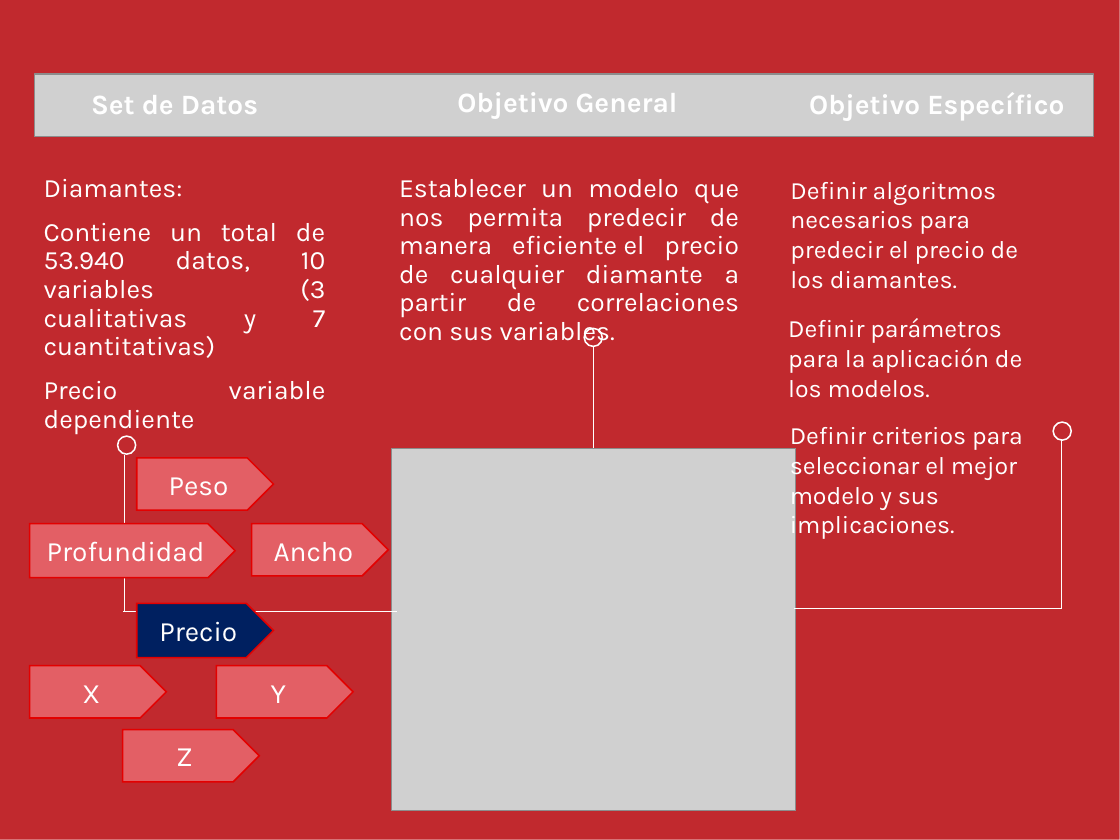
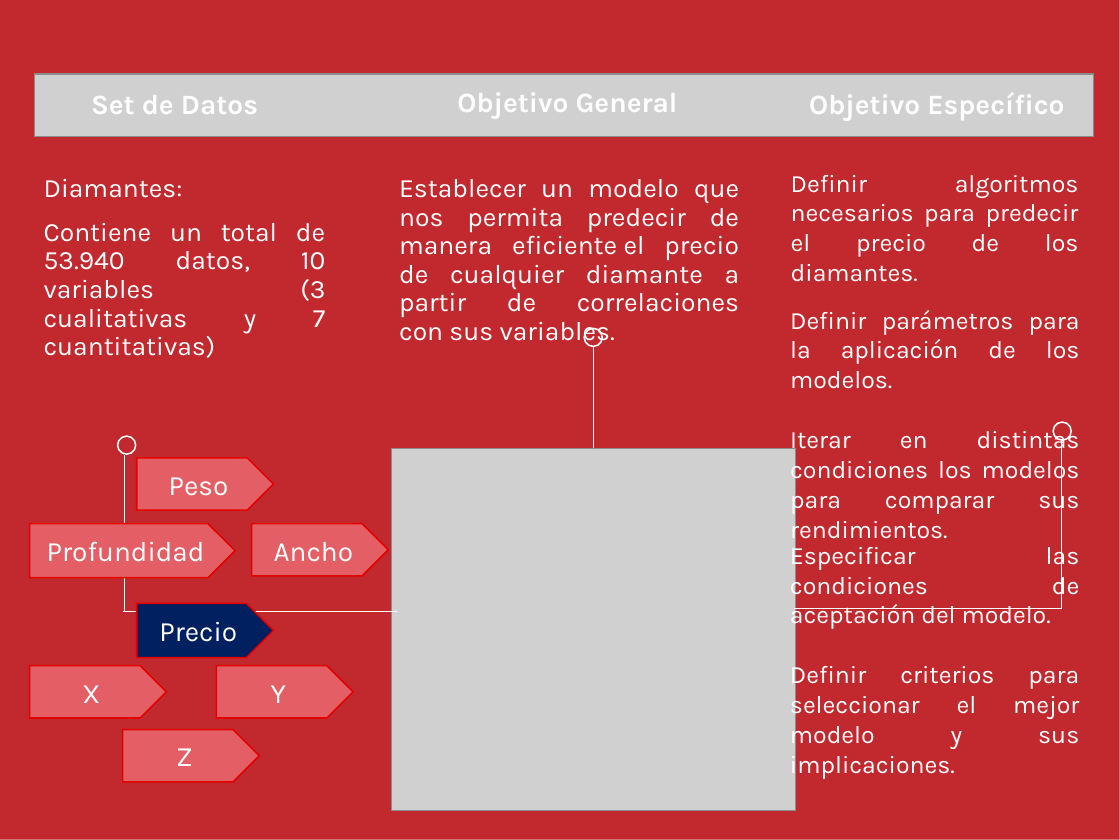
Before and after one commit to IgnGGA/grupo9, a slide deck: slide 3 of presentación/presentaciónDosMineriaDeDatos.pptx. Drawn at 1120x840 pixels with LibreOffice and Linux fonts; fonts in the diff are those of the drawing; grey boxes stand for pictures. Boxes give left, top, right and bottom in pixels: in the first picture for what was removed or moved away, otherwise in the second. Text is boxed around its words. In the diff, an @@ line names an element or a change of style, - is before the commit and + after.

```diff
--- a/presentación/presentaciónDosMineriaDeDatos.pptx
+++ b/presentación/presentaciónDosMineriaDeDatos.pptx
@@ text "Definir algoritmos necesarios para predecir ...": place and size @@
-text "Definir algoritmos necesarios para predecir ..." at [790,182,1018,289]
+text "Definir algoritmos necesarios para predecir ..." at [791,175,1079,282]
@@ text "Definir algoritmos necesarios para predecir ..." at [791,175,1079,282]: alignment left to justified @@
@@ text "Definir parámetros para la aplicación ...": place and size @@
-text "Definir parámetros para la aplicación ..." at [788,318,1022,398]
+text "Definir parámetros para la aplicación ..." at [790,310,1080,514]
@@ text at [790,310,1080,389]: alignment left to justified @@
@@ text at [44,381,326,400]: paragraph removed @@
-Precio variable dependiente
@@ text at [790,426,1080,514]: paragraph added @@
+Iterar en distintas condiciones los modelos para comparar sus rendimientos.
@@ text "Especificar las condiciones de aceptación ...": place and size @@
-text "Especificar las condiciones de aceptación ..." at [790,427,1023,539]
+text "Especificar las condiciones de aceptación ..." at [790,542,1080,779]
@@ text at [790,542,1080,629]: paragraph added @@
+Especificar las condiciones de aceptación del modelo.
@@ text at [790,661,1079,779]: alignment left to justified @@
```
Also in this commit, not shown: 12 other slides changed, 2 slides added, 2 slides removed.
